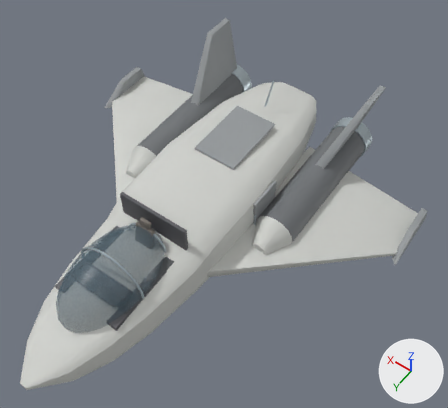
One commit to the Blender file SourceArt/Blender/Ship.blend: the scene before it, then after it.
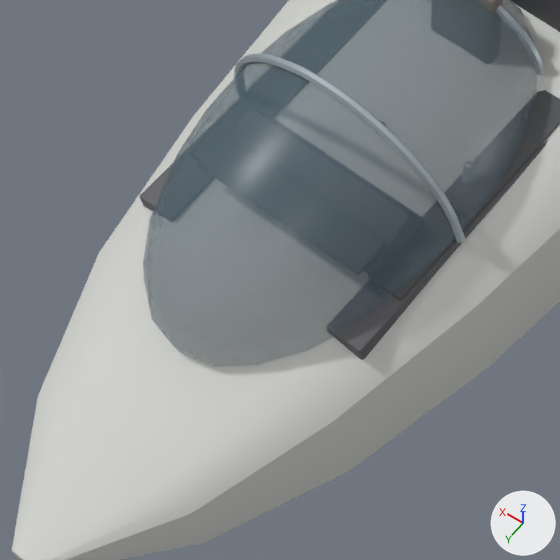
There are two pictures of each version: one whole from a 50 mm camera at (-7.24, 8.13, 14.46) aimed at (-0.94, -0.7, 0.59), one close up on the part from 4% to 38% of the width and 57% to 95% of the height. Every picture has the same lights, and +X, +Y and +Z are marked at lower right. The first two pictures are the older version.

The first close-up shows 'Body__dash', 'Body__glass', 'Body__hull', 'Body__interior', 'Body__metal' and 1 more.
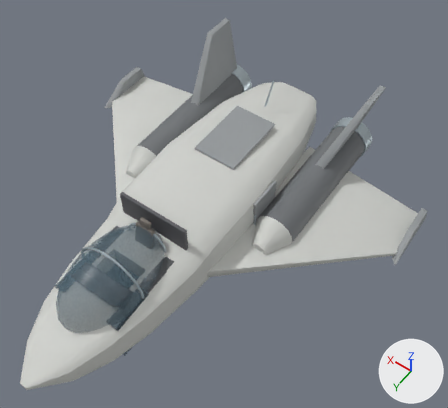
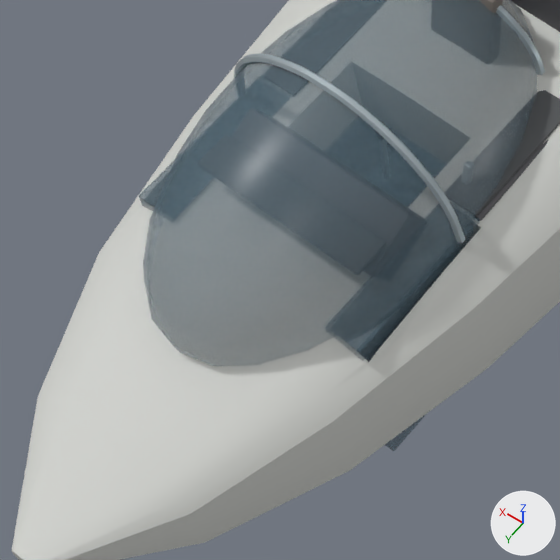
What differs and where, as boxes (x1, y1, x2, y2) in the close-ups (560 x 560 px):
'Body__glass', reshaped
    before: (143, 0, 537, 366)
    after: (139, 0, 537, 451)
part 1 of me_body__hull, cut back (mostly hidden)
    before: (109, 0, 560, 402)
    after: (100, 0, 560, 421)
part 2 of me_body__glass, added
    after: (334, 217, 480, 362)
part 3 of me_body__glass, added
    after: (139, 161, 174, 211)
part 4 of me_body__glass, added
    after: (385, 414, 426, 451)
part 5 of me_body__interior, reshaped (mostly hidden)
    before: (140, 140, 548, 360)

Patch to the scene script:
```diff
--- a/SourceArt/Blender/Ship.blend.py
+++ b/SourceArt/Blender/Ship.blend.py
@@ me_body__hull @@
 # used by ob_body__hull; location = (0.0, 0.0, 0.0)
-me_body__hull.from_pydata(...)  # 336 vertices, 290 faces; spans x -5.5..5.5, y -6.2..6.25, z -0.9..1.15
+me_body__hull.from_pydata(...)  # 388 vertices, 306 faces; spans x -5.5..5.5, y -6.2..6.25, z -0.9..1.15
+# me_body__hull part 1: 6 vertices removed from x -0.89..0.89, y 3.2, z -0.85..0.62; 58 vertices added at x -1.07..1.07, y 2.28..3.97, z -0.88..0.64
 me_body__hull.materials.append(mat_hull)
@@ me_body__glass @@
 # used by ob_body__glass; location = (0.0, 0.0, 0.0)
-me_body__glass.from_pydata(...)  # 314 vertices, 336 faces; spans x -1.02..1.02, y 1.2..4.7, z -0.36..1.6
+me_body__glass.from_pydata(...)  # 458 vertices, 492 faces; spans x -1.1..1.1, y 1.2..4.7, z -0.88..1.6
+# me_body__glass part 2: a new loose piece of 24 vertices spanning x -1.04..-0.72, y 2.75..4.0, z -0.01..0.61, in mat_glass (blue #597381)
+# me_body__glass part 3: a new loose piece of 24 vertices spanning x 0.72..1.04, y 2.75..4.0, z -0.01..0.61, in mat_glass (blue #597381)
+# me_body__glass part 4: a new loose piece of 24 vertices spanning x -1.1..-0.7, y 2.75..4.01, z -0.88..-0.86, in mat_glass (blue #597381)
+# other edits to the shape of me_body__glass do not show in these pictures
 me_body__glass.materials.append(mat_glass)
@@ me_body__interior @@
 # used by ob_body__interior; location = (0.0, 0.0, 0.0)
-me_body__interior.from_pydata(...)  # 216 vertices, 214 faces; spans x -1.1..1.1, y 1.15..4.35, z -0.08..1.55
+me_body__interior.from_pydata(...)  # 288 vertices, 292 faces; spans x -1.1..1.1, y 1.15..4.35, z -0.08..1.55
+# me_body__interior part 5: 56 vertices removed from x -1.04..1.04, y 3.98..4.0, z -0.01..0.61; 12 vertices added at x -0.85..0.85, y 3.55..3.56, z -0.08..-0.02
+# other edits to the shape of me_body__interior do not show in these pictures
 me_body__interior.materials.append(mat_interior)
```
